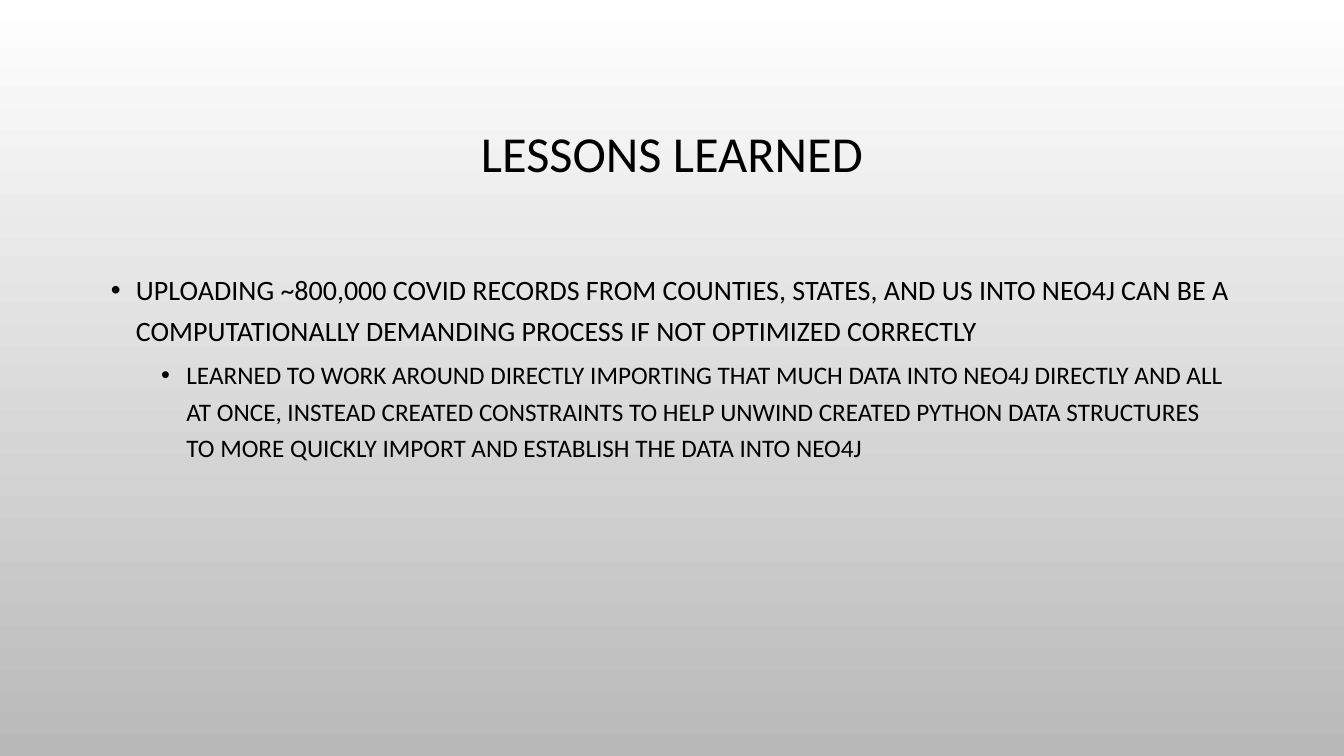
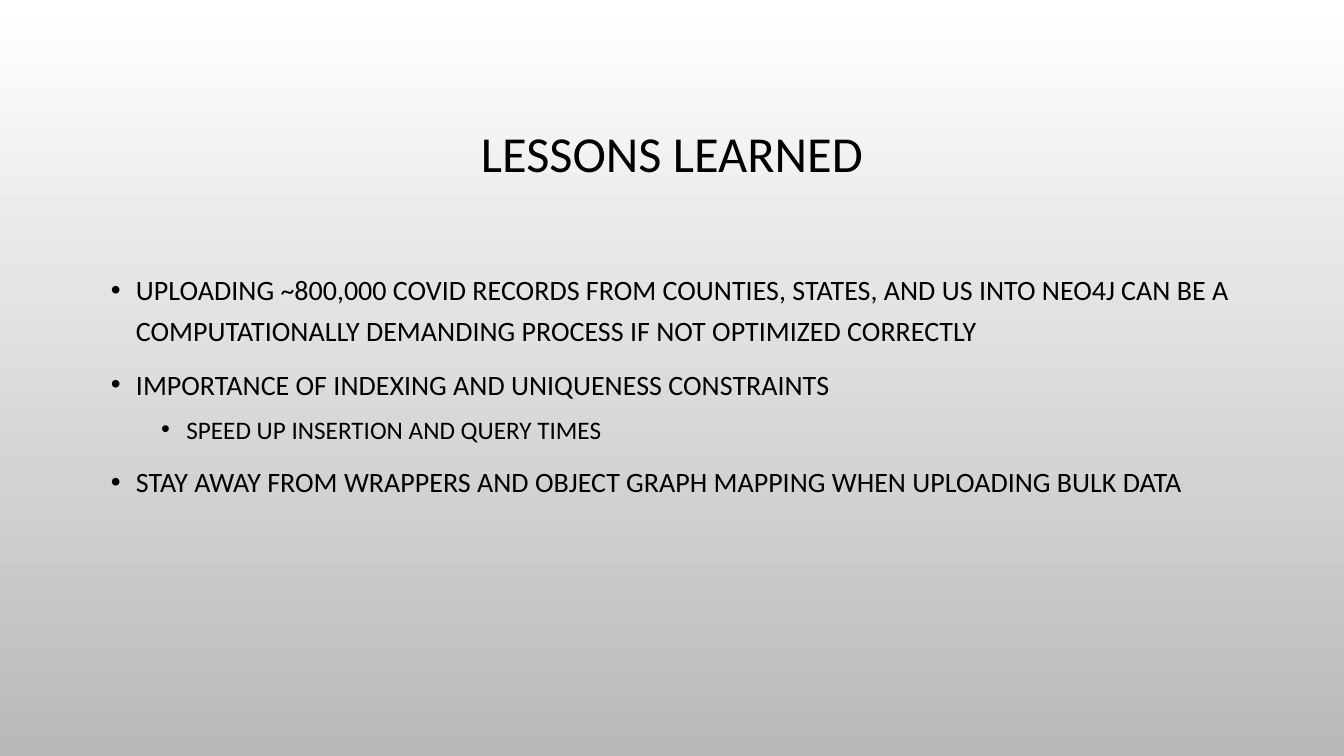
Before and after one commit to abpwrs/ece-5995-fa20-final-project, a slide deck: slide 11 of Final_presentation.pptx. Drawn at 1344x756 pixels with LibreOffice and Linux fonts; fonts in the diff are those of the drawing; background and template pictures are left out. Boxes give left, top, right and bottom in pixels: in the first picture for what was removed or moved away, otherwise in the second. Text is boxed around its words. In the diff, an @@ line names an element or a change of style, - is before the commit and + after.

```diff
--- a/Final_presentation.pptx
+++ b/Final_presentation.pptx
@@ text at (136, 377, 1182, 492): text changed; size 18 to 20 pt @@
-  • LEARNED TO WORK AROUND DIRECTLY IMPORTING THAT MUCH DATA INTO NEO4J DIRECTLY AND ALL AT ONCE, INSTEAD CREATED CONSTRAINTS TO HELP UNWIND CREATED PYTHON DATA STRUCTURES TO MORE QUICKLY IMPORT AND ESTABLISH THE DATA INTO NEO4J
+• IMPORTANCE OF INDEXING AND UNIQUENESS CONSTRAINTS
+  • SPEED UP INSERTION AND QUERY TIMES
+• STAY AWAY FROM WRAPPERS AND OBJECT GRAPH MAPPING WHEN UPLOADING BULK DATA
```
Also in this commit, not shown: 5 other slides changed, 6 slides added.
